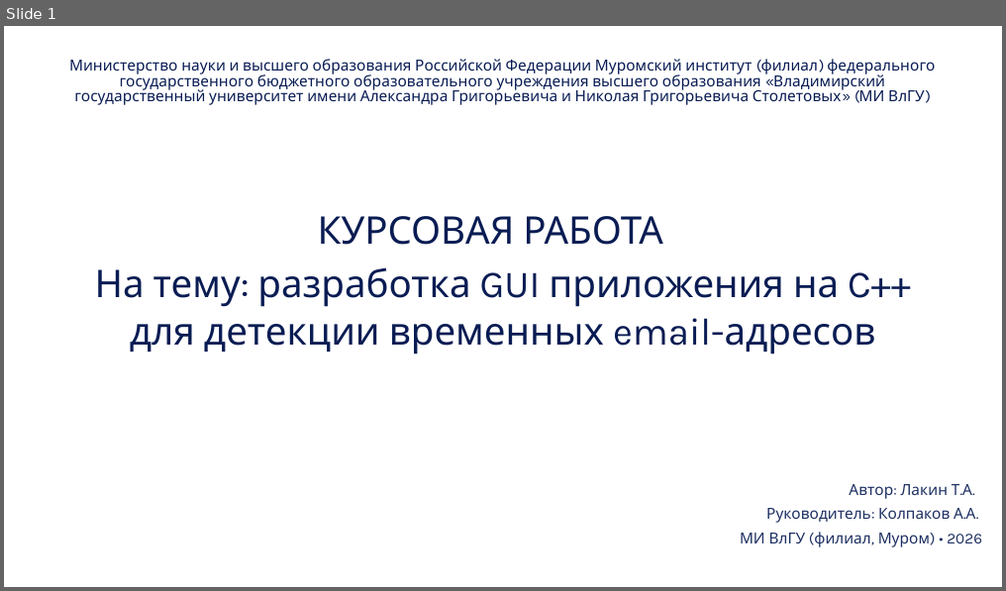
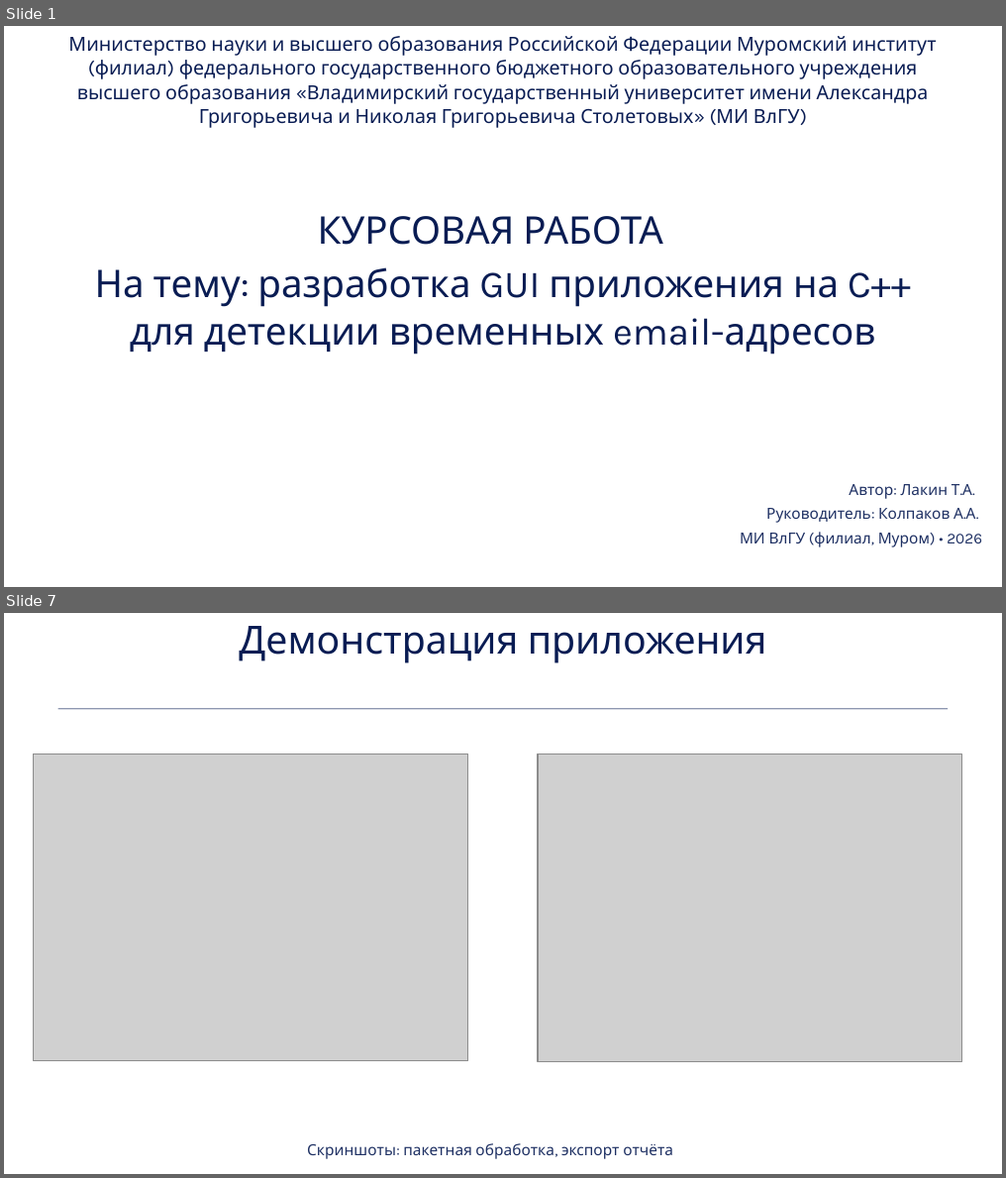
Before and after one commit to timzvorykin/TempMailChecker, a slide deck: Курсач презентация.pptx. Shown one above the other, each under a label of ours: slide 1 before the commit, slides 1 and 7 after it; the slides between them are not shown. The pictures are 1006x591 and 1006x1178 pixels, drawn with LibreOffice and Linux fonts; fonts in the diff are those of the drawing; grey boxes stand for pictures. Boxes give left, top, right and bottom in pixels: in the first picture for what was removed or moved away, otherwise in the second. Text is boxed around its words. In the diff, an @@ line names an element or a change of style, - is before the commit and + after.

```diff
--- a/Курсач презентация.pptx
+++ b/Курсач презентация.pptx
@@ slide 7 added at (4,613,1002,1174), background #FFFFFF @@
@@ text added at (239,626,767,663), 28 pt, text #091C53 @@
+Демонстрация приложения
@@ rectangle added at (57,708,947,709), fill #1E3063 at 50% opacity @@
@@ picture added at (33,754,468,1061) @@
@@ picture added at (538,754,962,1062) @@
@@ text added at (307,1144,673,1159), 11 pt, text #1E3063 @@
+Скриншоты: пакетная обработка, экспорт отчёта
@@ slide 1 changed as well @@
@@ text "Министерство науки и высшего образования ...": place and size @@
-text "Министерство науки и высшего образования ..." at (69,59,935,105)
+text "Министерство науки и высшего образования ..." at (68,36,936,128)
@@ text "Министерство науки и высшего образования ..." at (68,36,936,128): size 11 to 14 pt; line spacing 0.84 to 1.04 @@
```
Also in this commit, not shown: 6 other slides changed, 1 other slide added.
